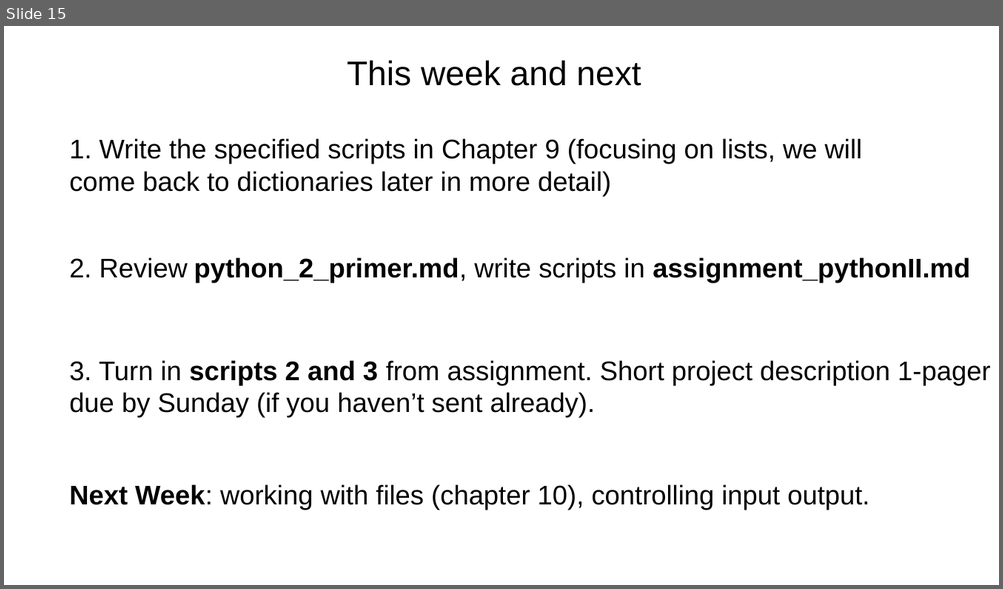
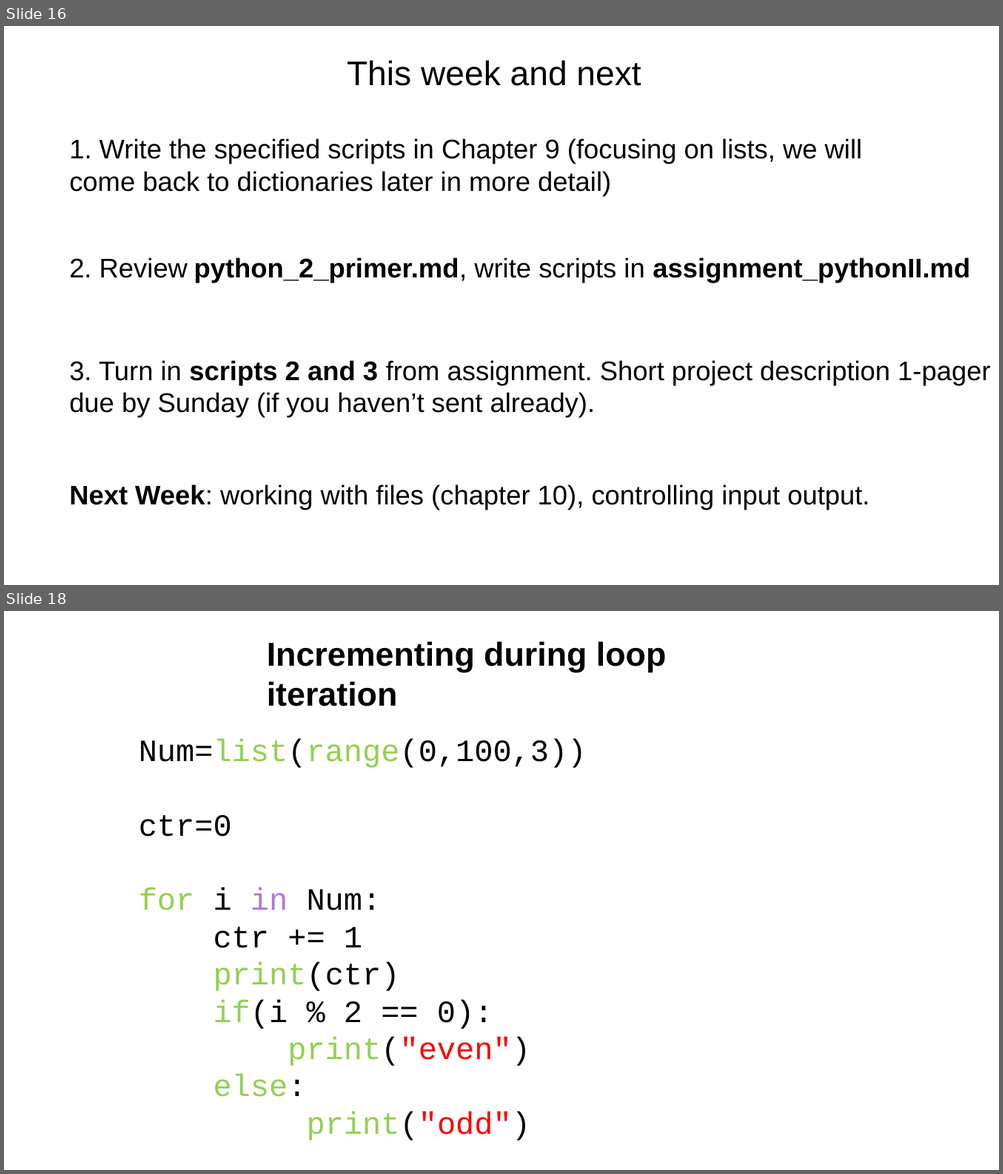
Before and after one commit to tparchman/F21_BIOL792, a slide deck: week7_pythonII/week7_python_chap9.pptx. Shown one above the other, each under a label of ours: slide 15 before the commit, slides 16 and 18 after it; the slides between them are not shown. The pictures are 1003x589 and 1003x1174 pixels, drawn with LibreOffice and Linux fonts; fonts in the diff are those of the drawing. Boxes give left, top, right and bottom in pixels: in the first picture for what was removed or moved away, otherwise in the second. Text is boxed around its words. In the diff, an @@ line names an element or a change of style, - is before the commit and + after.

```diff
--- a/week7_pythonII/week7_python_chap9.pptx
+++ b/week7_pythonII/week7_python_chap9.pptx
@@ slide 18 added at [4, 611, 999, 1170], background #FFFFFF @@
@@ text added at [267, 641, 666, 706], 32 pt, text #000000, bold @@
+Incrementing during loop iteration
@@ text added at [139, 738, 586, 1141], 30 pt, text #000000 @@
+Num=list(range(0,100,3))
+ctr=0
+for i in Num:
+ctr += 1
+print(ctr)
+if(i % 2 == 0):
+print("even")
+else:
+print("odd")
@@ what was slide 15 is now slide 16 @@
```
Also in this commit, not shown: 4 slides changed, 1 other slide added, 11 other files.
